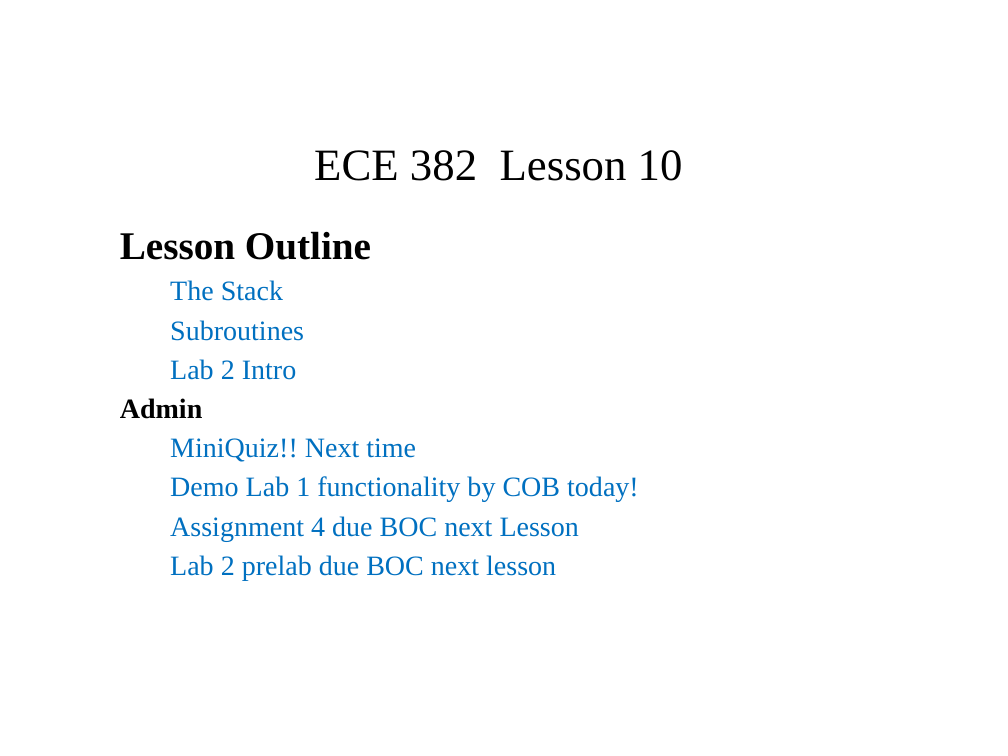
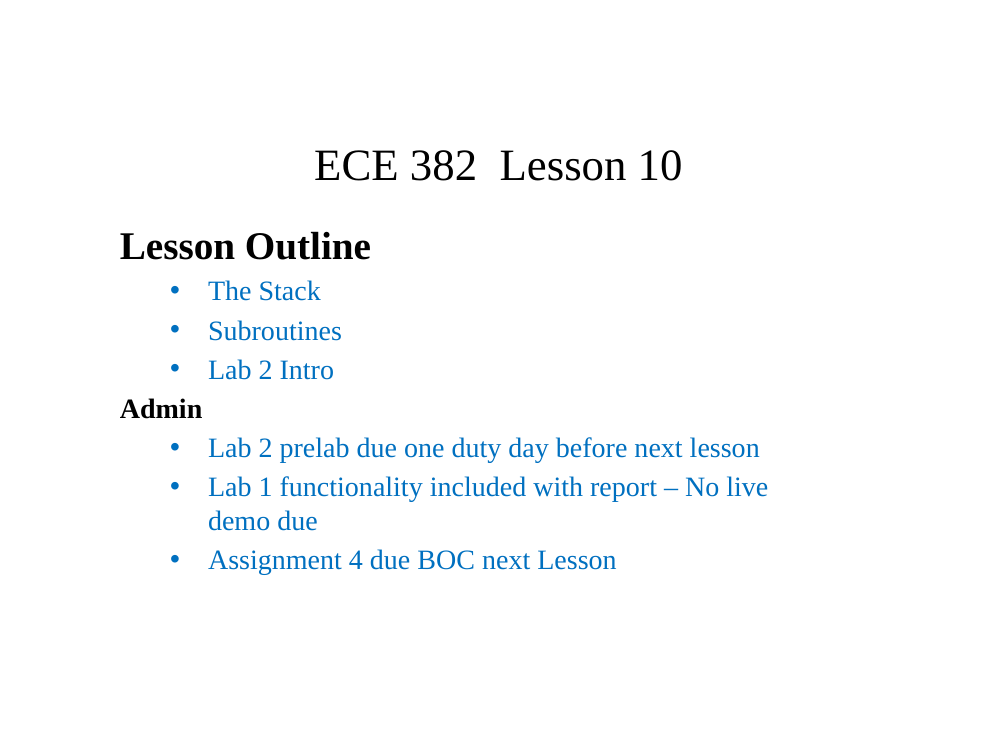
Before and after one commit to pw4rn3r/ECE382, a slide deck: slide 1 of notes/L10/Lsn10.pptx. Drawn at 1008x756 pixels with LibreOffice and Linux fonts; fonts in the diff are those of the drawing. Boxes give left, top, right and bottom in pixels: in the first picture for what was removed or moved away, otherwise in the second. Text is boxed around its words. In the diff, an @@ line names an element or a change of style, - is before the commit and + after.

```diff
--- a/notes/L10/Lsn10.pptx
+++ b/notes/L10/Lsn10.pptx
@@ subtitle at [208, 280, 616, 575]: bullet none to • @@
@@ subtitle at [208, 437, 768, 531]: text changed @@
-  MiniQuiz!! Next time
-  Demo Lab 1 functionality by COB today!
+  • Lab 2 prelab due one duty day before next lesson
+  • Lab 1 functionality included with report – No live demo due
@@ subtitle at [170, 555, 556, 580]: paragraph removed @@
-  Lab 2 prelab due BOC next lesson
```
Also in this commit, not shown: 4 other slides changed, 17 slides added, 4 other files.
